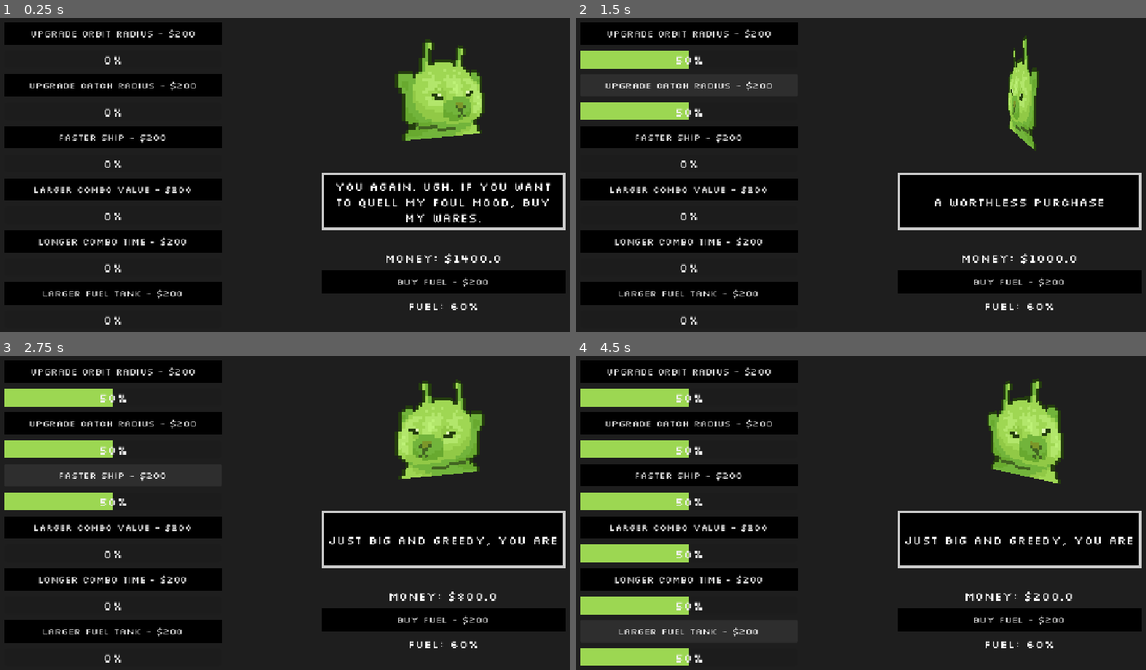
Above: before the commit, frames 1-4 (two rows, left to right).
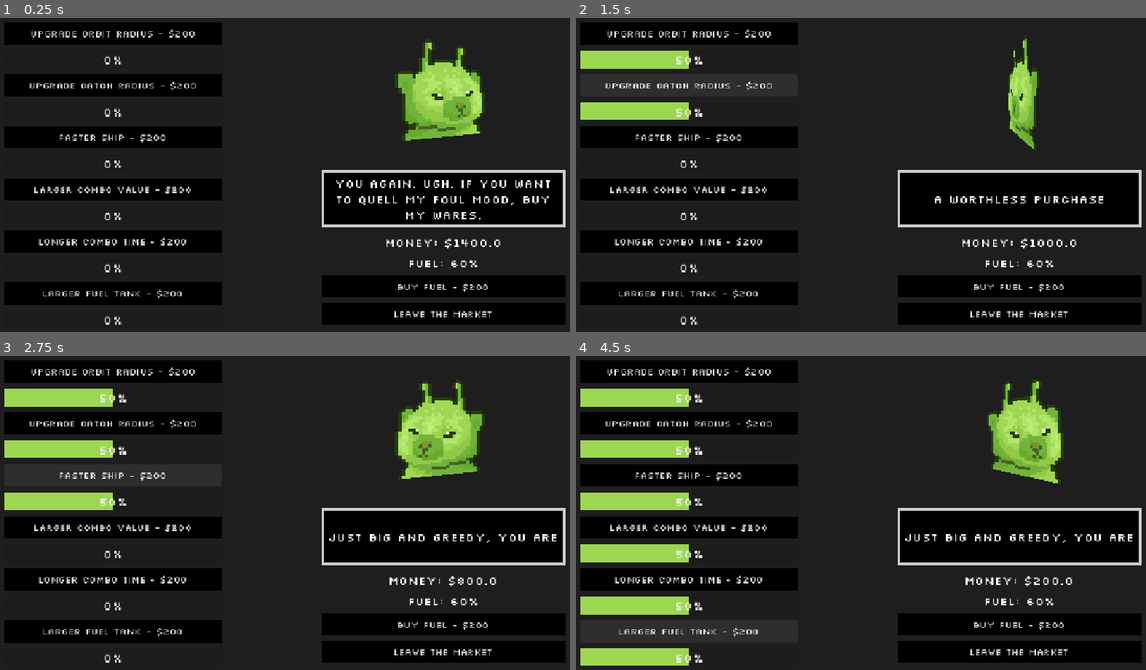
Above: after the commit, the same moments.

Repository: DudeNamedDarcy/CosmicJam2026
Game: Godot game, scene res://market/black_hole_market.tscn
The game is run twice, just before and just after one commit, with the same random seed, the same clock (stepped at 60 frames per second) and the same inputs. This scene is started directly instead of the project's main scene. Sound files missing from this copy of the repository are replaced by a short silence.
Inputs:
- Up to frame 1 (0.25 s): no input
- Up to frame 2 (1.5 s): click "Upgrade Orbit Radius - $200" at 0.5 s; click "Upgrade Catch Radius - $200" at 1.25 s
- Up to frame 3 (2.75 s): click "Faster Ship - $200" at 2 s
- Up to frame 4 (4.5 s): click "Larger Combo Value - $200" at 2.75 s; click "Longer Combo Time - $200" at 3.5 s; click "Larger Fuel Tank - $200" at 4.25 s

The runs differ from the first frame. In frame 1, 7.4% of the frame differs, in the area x 56-100%, y 48-98%; in frame 2, 6.7%; in frame 3, 6.8%; in frame 4, 6.8%.

Commit message:
Tied all Upgrades from Market to Singleton

Diff:
--- a/market/black_hole_market.gd
+++ b/market/black_hole_market.gd
@@ -17,6 +17,7 @@
 @onready var broke_alert_label: RichTextLabel = %BrokeAlertLabel
 @onready var fuel_label: Label = %FuelLabel
 @onready var fuel_button: Button = $VBoxContainer2/FuelButton
+@onready var quit_button: Button = %QuitButton
 
 
 
@@ -48,8 +49,6 @@
 var broke_dialogue: Array[String] = ["Imagine being broke LOL",
 "Come back when you're a little... richer!"]
 
-var totalMoney = (ScoreAndUpgrades.money)
-
 var out_of_money_bool = true
 
 
@@ -63,9 +62,9 @@
 
 # Called every frame. 'delta' is the elapsed time since the previous frame.
 func _process(delta: float) -> void:
-	money_label.text = "Money: $" + str(totalMoney)
+	money_label.text = "Money: $" + str(ScoreAndUpgrades.money)
 	fuel_label.text = "Fuel: " + str(ScoreAndUpgrades.fuel_quantity) + "%"
-
+	#print(ScoreAndUpgrades.money)
 
 func _out_of_money() -> void:
 	out_of_money_bool = false
@@ -77,33 +76,54 @@
 	out_of_money_bool = true
 
 func _on_orbit_radius_button_pressed() -> void:
+	if ScoreAndUpgrades.orbit_radius_progress < 2 and (ScoreAndUpgrades.money) > 0:
+		ScoreAndUpgrades.orbit_radius_progress += 1
+	print(ScoreAndUpgrades.orbit_radius_progress)
 	_handle_money(orbit_radius_progress, 200, orbit_radius_button)
 
 func _on_catch_radius_button_pressed() -> void:
+	if ScoreAndUpgrades.catch_radius_progress < 2 and (ScoreAndUpgrades.money) > 0:
+		ScoreAndUpgrades.catch_radius_progress += 1
+	print(ScoreAndUpgrades.catch_radius_progress)
 	_handle_money(catch_radius_progress, 200, catch_radius_button)
 
 func _on_faster_ship_button_pressed() -> void:
+	if ScoreAndUpgrades.faster_ship_progress < 2 and (ScoreAndUpgrades.money) > 0:
+		ScoreAndUpgrades.faster_ship_progress += 1
+	print(ScoreAndUpgrades.faster_ship_progress)
 	_handle_money(faster_ship_progress, 200, faster_ship_button)
 
 func _on_larger_combos_button_pressed() -> void:
+	if ScoreAndUpgrades.larger_combo_progress < 2 and (ScoreAndUpgrades.money) > 0:
+		ScoreAndUpgrades.larger_combo_progress += 1
+	print(ScoreAndUpgrades.larger_combo_progress)
 	_handle_money(larger_combos_progress, 200, larger_combos_button)
 
 func _on_longer_combo_button_pressed() -> void:
+	if ScoreAndUpgrades.longer_combo_progress < 2 and (ScoreAndUpgrades.money) > 0:
+		ScoreAndUpgrades.longer_combo_progress += 1
+	print(ScoreAndUpgrades.longer_combo_progress)
 	_handle_money(longer_combo_progress, 200, longer_combo_button)
 
+
 func _on_larger_fuel_button_pressed() -> void:
+	if ScoreAndUpgrades.larger_fuel_progress < 2 and (ScoreAndUpgrades.money) > 0:
+		ScoreAndUpgrades.larger_fuel_progress += 1
+	print(ScoreAndUpgrades.larger_fuel_progress)
 	_handle_money(larger_fuel_progress, 200, larger_fuel_button)
 
+
+
 func _handle_money(given_progress_bar: ProgressBar, moneyAmount:int, given_button: Button):
-	if totalMoney >= moneyAmount and given_progress_bar.value < 100:
+	if (ScoreAndUpgrades.money) >= moneyAmount and given_progress_bar.value < 100:
 		activate_buy_dialogue()
 		print("enough money!")
-		totalMoney -= moneyAmount
+		(ScoreAndUpgrades.money) -= moneyAmount
 		given_progress_bar.value += 50
 		cha_ching_audio_stream_player.play()
 		if given_progress_bar.value >= 100:
 			given_button.text = "Sold Out!"
-	elif totalMoney < moneyAmount:
+	elif (ScoreAndUpgrades.money) < moneyAmount:
 		if out_of_money_bool:
 			_out_of_money()
 	else:
@@ -119,15 +139,19 @@
 	_add_fuel()
 
 func _add_fuel() -> void:
-	if ScoreAndUpgrades.fuel_quantity >= 100 and totalMoney >= 200:
+	if ScoreAndUpgrades.fuel_quantity >= 100 and (ScoreAndUpgrades.money) >= 200:
 		return
-	elif ScoreAndUpgrades.fuel_quantity < 100 and totalMoney < 200:
+	elif ScoreAndUpgrades.fuel_quantity < 100 and (ScoreAndUpgrades.money) < 200:
 		if out_of_money_bool:
 			_out_of_money()
-	elif ScoreAndUpgrades.fuel_quantity >= 100 and totalMoney < 200:
+	elif ScoreAndUpgrades.fuel_quantity >= 100 and (ScoreAndUpgrades.money) < 200:
 		if out_of_money_bool:
 			_out_of_money()
 	else:
 		ScoreAndUpgrades.fuel_quantity += 20
-		totalMoney -= 200
+		(ScoreAndUpgrades.money) -= 200
 		cha_ching_audio_stream_player.play()
+
+
+func _on_quit_button_pressed() -> void:
+	get_tree().quit()
--- a/market/black_hole_market.tscn
+++ b/market/black_hole_market.tscn
@@ -109,9 +109,9 @@
 anchor_right = 1.0
 anchor_bottom = 0.5
 offset_left = -498.0
-offset_top = 130.13501
+offset_top = 115.63513
 offset_right = -15.0
-offset_bottom = 291.13525
+offset_bottom = 295.63513
 grow_horizontal = 0
 grow_vertical = 2
 theme_override_constants/separation = 10
@@ -125,18 +125,24 @@
 horizontal_alignment = 1
 vertical_alignment = 1
 
+[node name="FuelLabel" type="Label" parent="VBoxContainer2" unique_id=1728252289]
+unique_name_in_owner = true
+layout_mode = 2
+theme = ExtResource("2_nn7dx")
+text = "FUEL QUANTITY: XXXX"
+horizontal_alignment = 1
+vertical_alignment = 1
+
 [node name="FuelButton" type="Button" parent="VBoxContainer2" unique_id=382424202]
 layout_mode = 2
 theme = ExtResource("2_nn7dx")
 text = "BUY FUEL - $200"
 
-[node name="FuelLabel" type="Label" parent="VBoxContainer2" unique_id=1728252289]
-unique_name_in_owner = true
-layout_mode = 2
-theme = ExtResource("2_nn7dx")
-text = "FUEL QUANTITY: XXXX"
-horizontal_alignment = 1
-vertical_alignment = 1
+[node name="QuitButton" type="Button" parent="VBoxContainer2" unique_id=824002812]
+unique_name_in_owner = true
+layout_mode = 2
+theme = ExtResource("2_nn7dx")
+text = "LEAVE THE MARKET"
 
 [node name="ChaChingAudioStreamPlayer" type="AudioStreamPlayer" parent="." unique_id=348422799]
 stream = ExtResource("2_a7kth")
@@ -161,9 +167,9 @@
 
 [node name="DialogueBox" parent="." unique_id=1166612431 instance=ExtResource("5_w6kuu")]
 offset_left = 654.0
-offset_top = 319.0
+offset_top = 313.0
 offset_right = -15.0
-offset_bottom = -216.0
+offset_bottom = -222.0
 
 [node name="BrokeAlertLabel" type="RichTextLabel" parent="." unique_id=812407179]
 unique_name_in_owner = true
@@ -193,3 +199,4 @@
 [connection signal="pressed" from="VBoxContainer/LongerComboButton" to="." method="_on_longer_combo_button_pressed"]
 [connection signal="pressed" from="VBoxContainer/LargerFuelButton" to="." method="_on_larger_fuel_button_pressed"]
 [connection signal="pressed" from="VBoxContainer2/FuelButton" to="." method="_on_fuel_button_pressed"]
+[connection signal="pressed" from="VBoxContainer2/QuitButton" to="." method="_on_quit_button_pressed"]
